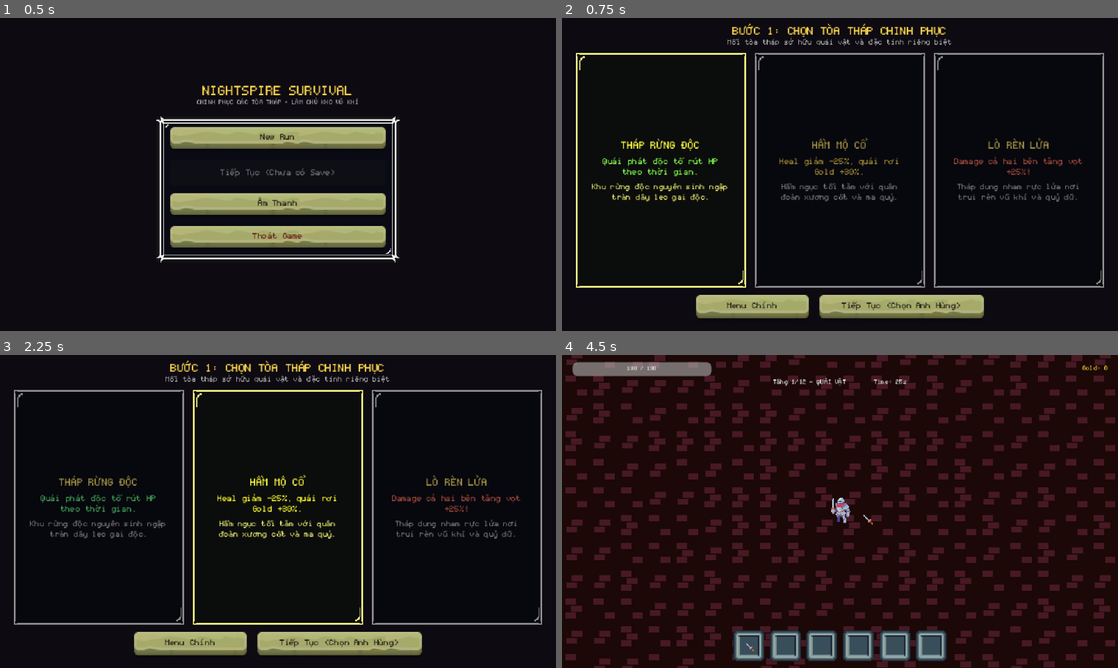
Above: before the commit, frames 1-4 (two rows, left to right).
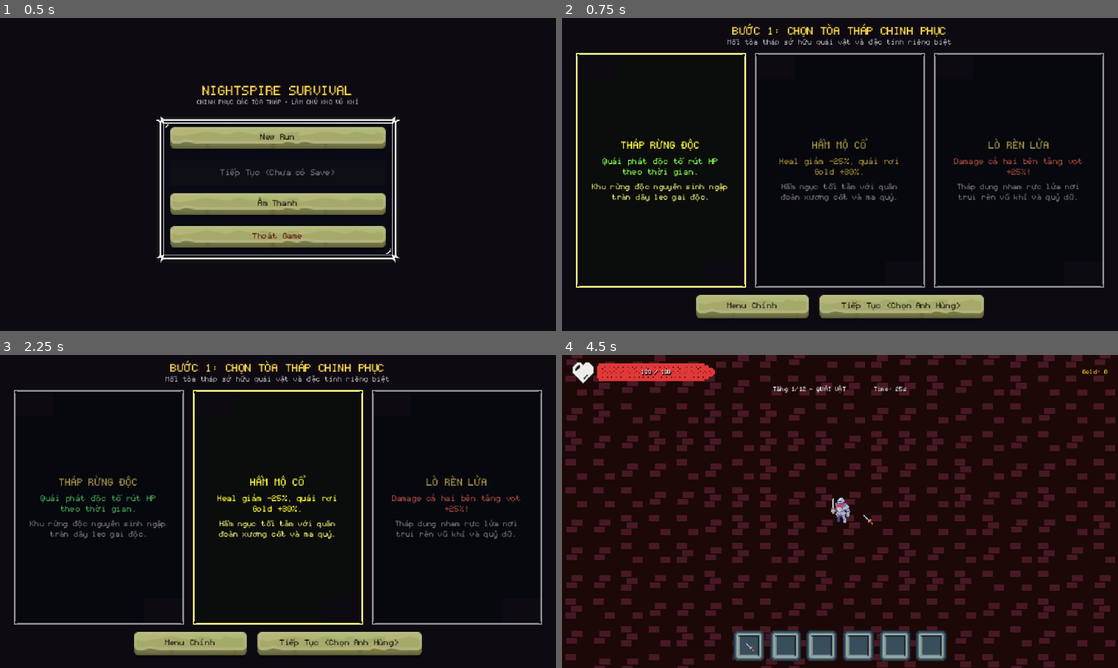
Above: after the commit, the same moments.

Repository: khanh-dinh26/NightSpire-Survival
Game: Godot game, scene res://src/ui/MainMenu.tscn
Two runs of this game, one before a commit and one after it. Both use one fixed random seed, a clock stepped at 60 frames per second and the inputs below. Sound files missing from this copy of the repository are replaced by a short silence.
Inputs (mouse positions are in pixels of both pictures, inside the frame that each line leads up to):
- Up to frame 1 (0.5 s): no input
- Up to frame 2 (0.75 s): click "New Run" at 0.5 s
- Up to frame 3 (2.25 s): click (100, 508) at 1.25 s; click (278, 508) at 2 s
- Up to frame 4 (4.5 s): click (1017, 508) at 2.75 s; click "Tiếp Tục (Chọn Anh Hùng)" at 3.5 s; click "BẮT ĐẦU CHUYẾN ĐI" at 4.25 s

Frame 1 is identical in both runs. In frame 2, less than 0.1% of the frame differs, in the area x 3-97%, y 12-86%; in frame 3, less than 0.1%; in frame 4, 1.9%, in the area x 1-99%, y 2-13%.

Commit message:
fix: remove summoning circles from arena, fix card notch covering item name, and revamp pixel-art heart HP bar

Diff:
--- a/src/arena/Arena.gd
+++ b/src/arena/Arena.gd
@@ -10,12 +10,9 @@
 @onready var floor_layer: TileMapLayer = $FloorLayer
 @onready var decor_layer: TileMapLayer = $DecorLayer
 @onready var wall_layer: TileMapLayer = $WallLayer
-@onready var portals_container: Node2D = $Portals
 @onready var entities: Node2D = $Entities
 
 var _spawn_bounds: Rect2 = Rect2()
-var _portal_positions: Array[Vector2] = []
-var _portal_frames: SpriteFrames = null
 
 # --- Atlas source ID inside the TileSet ---
 const ATLAS_SOURCE_ID: int = 0
@@ -66,8 +63,6 @@
 		decor_layer = get_node_or_null("DecorLayer") as TileMapLayer
 	if wall_layer == null:
 		wall_layer = get_node_or_null("WallLayer") as TileMapLayer
-	if portals_container == null:
-		portals_container = get_node_or_null("Portals") as Node2D
 
 	_ensure_tileset_source()
 	_setup_camera_limits()
@@ -76,7 +71,6 @@
 	_draw_walls(tower, floor_config)
 	_draw_decorations(tower)
 	_calculate_spawn_bounds()
-	_setup_portals(floor_config)
 
 	# Apply ambient colour tint to floor and decor layers
 	if floor_layer != null:
@@ -90,10 +84,6 @@
 			decor_layer.modulate = Color(0.55, 0.35, 0.7, 1.0)
 		else:
 			decor_layer.modulate = tower.ambient_color
-
-
-func get_portal_positions() -> Array[Vector2]:
-	return _portal_positions
 
 
 func get_spawn_bounds() -> Rect2:
@@ -161,10 +151,6 @@
 	wall_layer.clear()
 	if decor_layer != null:
 		decor_layer.clear()
-	if portals_container != null:
-		for child: Node in portals_container.get_children():
-			child.queue_free()
-	_portal_positions.clear()
 
 
 func _draw_decorations(tower: TowerData) -> void:
@@ -207,55 +193,6 @@
 		decor_layer.set_cell(Vector2i(tx, ty), ATLAS_SOURCE_ID, tile_coord)
 
 
-func _setup_portals(floor_config: FloorConfig) -> void:
-	if portals_container == null:
-		return
-
-	# Only spawn combat portals on combat and boss floors (not NPC sanctuary)
-	if floor_config.floor_type == FloorConfig.FloorType.NPC_SANCTUARY:
-		return
-
-	# Load portal frames once
-	if _portal_frames == null:
-		_portal_frames = SpriteFrames.new()
-		_portal_frames.add_animation(&"spin")
-		_portal_frames.set_animation_speed(&"spin", 9.0)
-		_portal_frames.set_animation_loop(&"spin", true)
-		for i: int in range(1, 11):
-			var p_path: String = "res://assets/effects/magic_effects/Portal/%03d.png" % i
-			if ResourceLoader.exists(p_path):
-				_portal_frames.add_frame(&"spin", load(p_path) as Texture2D)
-
-	# 4 tactical summoning circle positions
-	var pts: Array[Vector2] = [
-		Vector2(256, 192),
-		Vector2(float((ARENA_WIDTH - 8) * TILE_SIZE), 192),
-		Vector2(256, float((ARENA_HEIGHT - 6) * TILE_SIZE)),
-		Vector2(float((ARENA_WIDTH - 8) * TILE_SIZE), float((ARENA_HEIGHT - 6) * TILE_SIZE))
-	]
-
-	_portal_positions = pts
-
-	for pt: Vector2 in pts:
-		# Draw summoning pentagram on floor underneath
-		var tile_x: int = int(pt.x / TILE_SIZE)
-		var tile_y: int = int(pt.y / TILE_SIZE)
-		if floor_layer != null:
-			floor_layer.set_cell(Vector2i(tile_x, tile_y), ATLAS_SOURCE_ID, Vector2i(14, 16))
-
-		var anim: AnimatedSprite2D = AnimatedSprite2D.new()
-		anim.sprite_frames = _portal_frames
-		anim.play(&"spin")
-		anim.global_position = pt
-		anim.scale = Vector2(1.0, 1.0)
-		portals_container.add_child(anim)
-
-		# Gentle pulsing glow tween
-		var tw: Tween = anim.create_tween().set_loops()
-		tw.tween_property(anim, ^"scale", Vector2(1.15, 1.15), 0.7).set_trans(Tween.TRANS_SINE)
-		tw.tween_property(anim, ^"scale", Vector2(0.9, 0.9), 0.7).set_trans(Tween.TRANS_SINE)
-
-
 func _draw_floor(tower: TowerData) -> void:
 	var coords: Array[Vector2i] = tower.floor_tile_atlas_coords
 	if GameManager.is_dark_night:
--- a/src/arena/Arena.tscn
+++ b/src/arena/Arena.tscn
@@ -30,8 +30,6 @@
 [node name="WallLayer" type="TileMapLayer" parent="."]
 tile_set = SubResource("TileSet_arena")
 
-[node name="Portals" type="Node2D" parent="."]
-
 [node name="Entities" type="Node2D" parent="."]
 
 [node name="Player" parent="." instance=ExtResource("3_player")]
--- a/src/arena/Spawner.gd
+++ b/src/arena/Spawner.gd
@@ -233,13 +233,6 @@
 func _get_spawn_position() -> Vector2:
 	if arena == null:
 		return Vector2(100, 100)
-
-	# 50% chance to warp directly out of an active summoning portal!
-	var portals: Array[Vector2] = arena.get_portal_positions()
-	if not portals.is_empty() and randf() <= 0.5:
-		var p: Vector2 = portals[randi() % portals.size()]
-		var offset: Vector2 = Vector2(randf_range(-20, 20), randf_range(-20, 20))
-		return p + offset
 
 	var bounds: Rect2 = arena.get_spawn_bounds()
 	var side: int = randi() % 4
--- a/src/ui/HUD.gd
+++ b/src/ui/HUD.gd
@@ -2,8 +2,9 @@
 extends CanvasLayer
 ## In-game HUD showing HP, Gold, Floor Progression, Wave Timer, and Boss Health Bar.
 
-@onready var hp_bar: ProgressBar = $MarginContainer/VBoxContainer/TopBar/HPBar
-@onready var hp_label: Label = $MarginContainer/VBoxContainer/TopBar/HPBar/HPLabel
+@onready var hp_bar: TextureProgressBar = $MarginContainer/VBoxContainer/TopBar/HPContainer/HPBar
+@onready var hp_label: Label = $MarginContainer/VBoxContainer/TopBar/HPContainer/HPBar/HPLabel
+@onready var heart_icon: TextureRect = $MarginContainer/VBoxContainer/TopBar/HPContainer/HeartIcon
 @onready var gold_label: Label = $MarginContainer/VBoxContainer/TopBar/GoldLabel
 @onready var floor_label: Label = $MarginContainer/VBoxContainer/CenterBar/FloorLabel
 @onready var timer_label: Label = $MarginContainer/VBoxContainer/CenterBar/TimerLabel
@@ -11,7 +12,7 @@
 # Boss Bar
 @onready var boss_bar_container: VBoxContainer = $MarginContainer/VBoxContainer/BossBarContainer
 @onready var boss_name_label: Label = $MarginContainer/VBoxContainer/BossBarContainer/BossNameLabel
-@onready var boss_hp_bar: ProgressBar = $MarginContainer/VBoxContainer/BossBarContainer/BossHPBar
+@onready var boss_hp_bar: TextureProgressBar = $MarginContainer/VBoxContainer/BossBarContainer/BossHPBar
 @onready var boss_hp_label: Label = $MarginContainer/VBoxContainer/BossBarContainer/BossHPBar/BossHPLabel
 
 @onready var game_over_panel: PanelContainer = $GameOverPanel
@@ -63,6 +64,14 @@
 	hp_bar.max_value = max_val
 	hp_bar.value = current
 	hp_label.text = "%d / %d" % [current, max_val]
+	if float(current) / float(maxi(max_val, 1)) <= 0.3:
+		hp_label.add_theme_color_override(&"font_color", Color(1.0, 0.35, 0.35))
+		if heart_icon != null:
+			heart_icon.modulate = Color(1.0, 0.4, 0.4)
+	else:
+		hp_label.add_theme_color_override(&"font_color", Color(1.0, 1.0, 1.0))
+		if heart_icon != null:
+			heart_icon.modulate = Color.WHITE
 
 
 # ── Boss Bar ────────────────────────────────────────────────────────────
--- a/src/ui/HUD.tscn
+++ b/src/ui/HUD.tscn
@@ -6,6 +6,9 @@
 [ext_resource type="StyleBox" path="res://assets/ui/buttons/btn_rect_normal.tres" id="4_btn_normal"]
 [ext_resource type="StyleBox" path="res://assets/ui/buttons/btn_rect_hover.tres" id="5_btn_hover"]
 [ext_resource type="PackedScene" path="res://src/ui/SpellBar.tscn" id="6_spellbar"]
+[ext_resource type="Texture2D" path="res://assets/ui/hp_bar/heart_icon.png" id="7_heart"]
+[ext_resource type="Texture2D" path="res://assets/ui/hp_bar/hp_bar_under.png" id="8_bar_under"]
+[ext_resource type="Texture2D" path="res://assets/ui/hp_bar/hp_bar_progress.png" id="9_bar_prog"]
 
 [node name="HUD" type="CanvasLayer"]
 script = ExtResource("1_script")
@@ -28,21 +31,50 @@
 [node name="TopBar" type="HBoxContainer" parent="MarginContainer/VBoxContainer"]
 layout_mode = 2
 
-[node name="HPBar" type="ProgressBar" parent="MarginContainer/VBoxContainer/TopBar"]
-custom_minimum_size = Vector2(160, 16)
-layout_mode = 2
+[node name="HPContainer" type="HBoxContainer" parent="MarginContainer/VBoxContainer/TopBar"]
+layout_mode = 2
+theme_override_constants/separation = 4
+alignment = 0
+
+[node name="HeartIcon" type="TextureRect" parent="MarginContainer/VBoxContainer/TopBar/HPContainer"]
+texture_filter = 0
+custom_minimum_size = Vector2(24, 24)
+layout_mode = 2
+size_flags_vertical = 4
+texture = ExtResource("7_heart")
+expand_mode = 1
+stretch_mode = 5
+
+[node name="HPBar" type="TextureProgressBar" parent="MarginContainer/VBoxContainer/TopBar/HPContainer"]
+texture_filter = 0
+custom_minimum_size = Vector2(136, 21)
+layout_mode = 2
+size_flags_vertical = 4
 value = 100.0
-show_percentage = false
-
-[node name="HPLabel" type="Label" parent="MarginContainer/VBoxContainer/TopBar/HPBar"]
+nine_patch_stretch = true
+stretch_margin_left = 6
+stretch_margin_top = 4
+stretch_margin_right = 14
+stretch_margin_bottom = 4
+texture_under = ExtResource("8_bar_under")
+texture_progress = ExtResource("9_bar_prog")
+tint_progress = Color(0.88, 0.22, 0.22, 1)
+
+[node name="HPLabel" type="Label" parent="MarginContainer/VBoxContainer/TopBar/HPContainer/HPBar"]
 layout_mode = 1
 anchors_preset = 15
 anchor_right = 1.0
 anchor_bottom = 1.0
 grow_horizontal = 2
 grow_vertical = 2
+theme_override_colors/font_color = Color(1, 1, 1, 1)
+theme_override_colors/font_shadow_color = Color(0, 0, 0, 0.85)
+theme_override_constants/shadow_offset_x = 1
+theme_override_constants/shadow_offset_y = 1
 theme_override_font_sizes/font_size = 10
 text = "100 / 100"
+horizontal_alignment = 1
+vertical_alignment = 1
 horizontal_alignment = 1
 vertical_alignment = 1
 
@@ -88,12 +120,20 @@
 text = "BOSS"
 horizontal_alignment = 1
 
-[node name="BossHPBar" type="ProgressBar" parent="MarginContainer/VBoxContainer/BossBarContainer"]
-custom_minimum_size = Vector2(320, 14)
+[node name="BossHPBar" type="TextureProgressBar" parent="MarginContainer/VBoxContainer/BossBarContainer"]
+texture_filter = 0
+custom_minimum_size = Vector2(260, 21)
 layout_mode = 2
 size_flags_horizontal = 4
 value = 100.0
-show_percentage = false
+nine_patch_stretch = true
+stretch_margin_left = 6
+stretch_margin_top = 4
+stretch_margin_right = 14
+stretch_margin_bottom = 4
+texture_under = ExtResource("8_bar_under")
+texture_progress = ExtResource("9_bar_prog")
+tint_progress = Color(0.85, 0.18, 0.18, 1)
 
 [node name="BossHPLabel" type="Label" parent="MarginContainer/VBoxContainer/BossBarContainer/BossHPBar"]
 layout_mode = 1
@@ -102,6 +142,10 @@
 anchor_bottom = 1.0
 grow_horizontal = 2
 grow_vertical = 2
+theme_override_colors/font_color = Color(1, 1, 1, 1)
+theme_override_colors/font_shadow_color = Color(0, 0, 0, 0.85)
+theme_override_constants/shadow_offset_x = 1
+theme_override_constants/shadow_offset_y = 1
 theme_override_font_sizes/font_size = 9
 text = "200 / 200"
 horizontal_alignment = 1
--- a/src/ui/ItemCard.tscn
+++ b/src/ui/ItemCard.tscn
@@ -21,10 +21,10 @@
 
 [node name="Margin" type="MarginContainer" parent="."]
 layout_mode = 2
-theme_override_constants/margin_left = 6
-theme_override_constants/margin_top = 4
-theme_override_constants/margin_right = 6
-theme_override_constants/margin_bottom = 4
+theme_override_constants/margin_left = 8
+theme_override_constants/margin_top = 8
+theme_override_constants/margin_right = 8
+theme_override_constants/margin_bottom = 6
 
 [node name="VBox" type="VBoxContainer" parent="Margin"]
 layout_mode = 2
Not shown, added: assets/effects/portal/001.png.import
Not shown, added: assets/effects/portal/002.png.import
Not shown, added: assets/effects/portal/003.png.import
Not shown, added: assets/effects/portal/004.png.import
Not shown, added: assets/effects/portal/005.png.import
Not shown, added: assets/effects/portal/006.png.import
Not shown, added: assets/effects/portal/007.png.import
Not shown, added: assets/effects/portal/008.png.import
Not shown, added: assets/effects/portal/009.png.import
Not shown, added: assets/effects/portal/010.png.import
Not shown, added: assets/sprites/relic_icons/relic_chalice.png.import
Not shown, added: assets/sprites/relic_icons/relic_clover.png.import
(and 13 more such lines)
